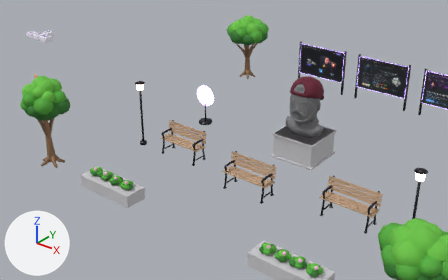
One commit to the Blender file assets/blender/outside.blend: the scene before it, then after it.
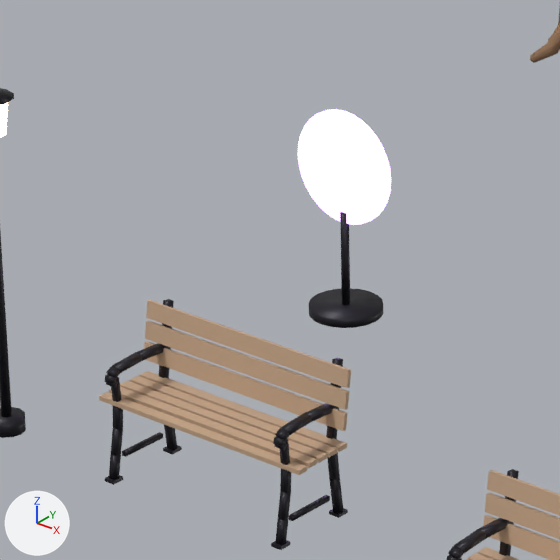
The first picture shows the older version from a camera (50 mm lens) standing at (41.35, -21.15, 11.06) and looking at (26.25, -2.27, -0.65). The close-ups show the older and then the newer version on the part from 32% to 55% of the width and 23% to 60% of the height of that picture. Only the edits that show in the close-ups are written down. Arrows for +X, +Y and +Z are at lower left; the lights stay in place.

The first close-up shows 'Bench_0', 'Bench_1', 'GlobeFoot', 'GlobeMeridian', 'GlobeStem', 'ParkLamp_0_Pole' and 4 more.
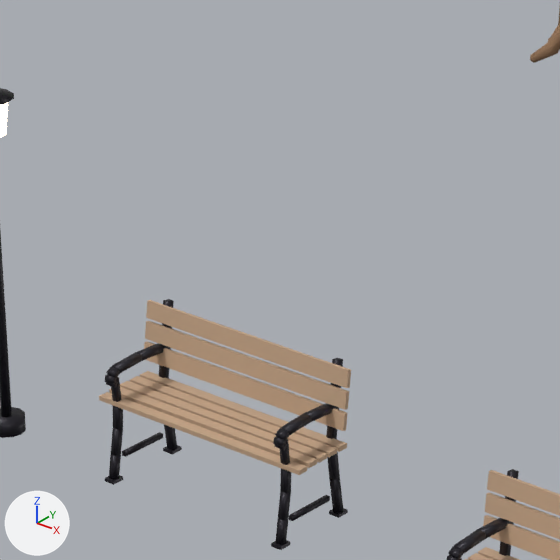
Location of each change, [x1, y1, x2, y2] in pixels of the close-ups (560 x 560 px):
'GlobeMeridian', deleted
    before: [298, 109, 391, 225]
'GlobeFoot', deleted (black)
    before: [309, 288, 383, 328]
'GlobeStem', deleted (black)
    before: [340, 212, 350, 305]

The change in detail:
Object 'GlobeFoot' (ob_globefoot) is deleted.
Object 'GlobeStem' (ob_globestem) is deleted.
Object 'GlobeMeridian' (ob_globemeridian) is deleted.
